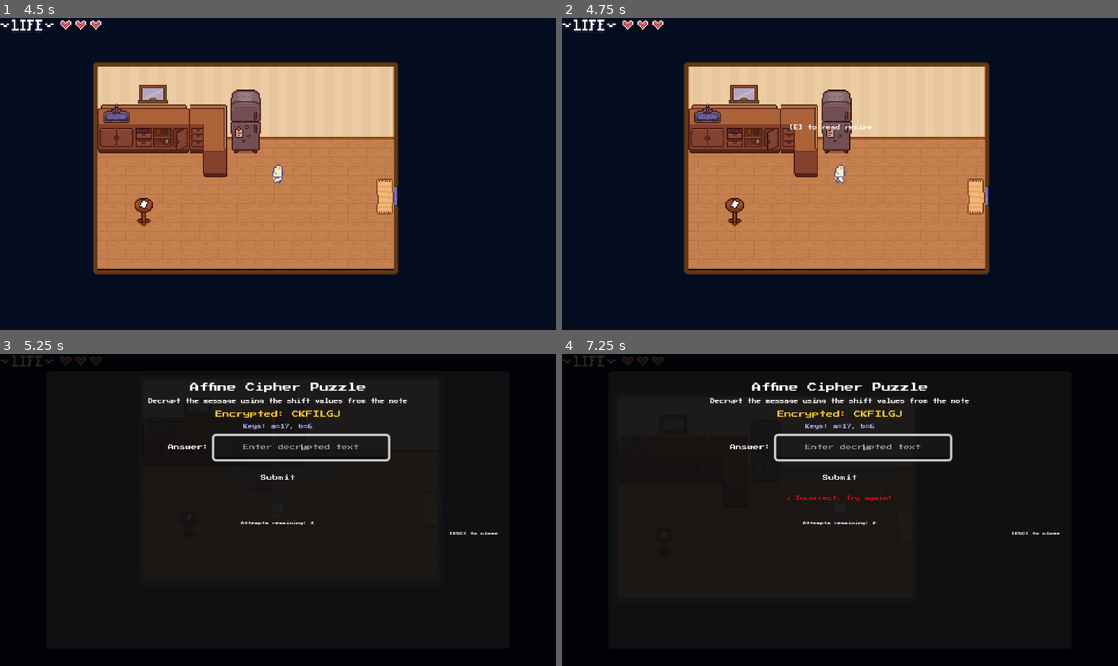
Above: before the commit, frames 1-4 (two rows, left to right).
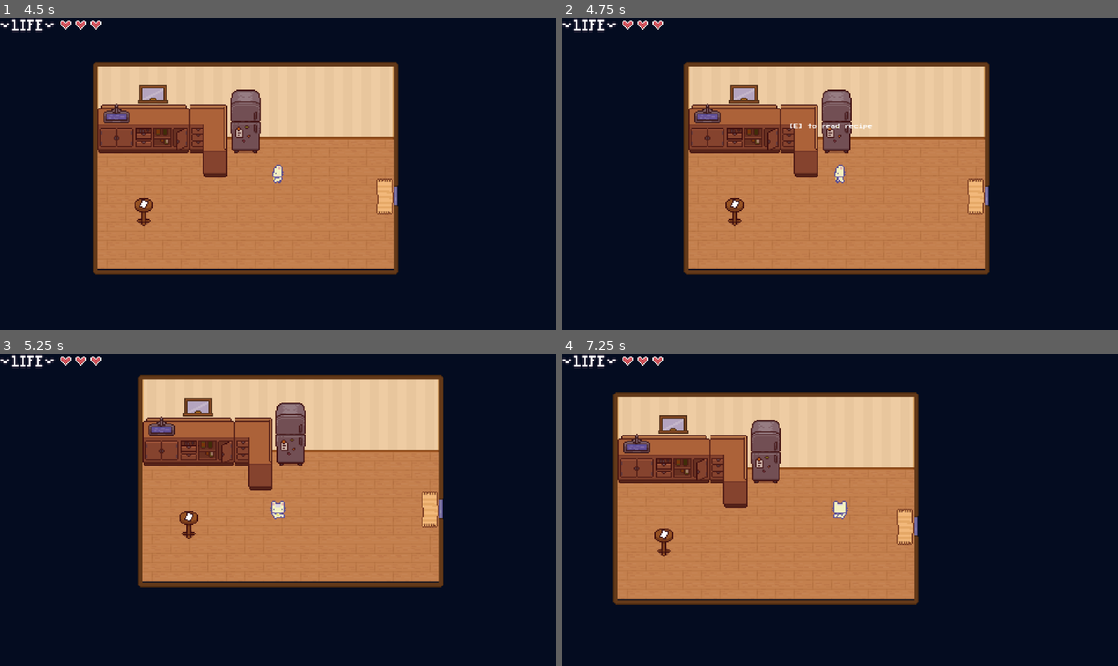
Above: after the commit, the same moments.

Repository: yonisabag11/DiscreteMath_EscapeRoom
Game: Godot game, scene res://Levels/Room1.tscn
Two runs of this game, one before a commit and one after it. Both use one fixed random seed, a clock stepped at 60 frames per second and the inputs below. This scene is started directly instead of the project's main scene.
Inputs:
- Up to frame 1 (4.5 s): tap Enter (ui_accept) at 0.5, 0.77, 1.52, 3.02, 3.77 s; hold D (right) 0.53-1.28 s; hold E (Interact) 0.53-1.28 s; hold S (down) 1.28-2.03 s; tap E (Interact) at 1.35, 2.85, 4.35 s; hold D (right) 2.03-2.78 s; hold E (Interact) 2.03-2.78 s; hold W (up) 2.78-3.53 s; hold E (Interact) 3.53-4.28 s; hold A (left) from 3.53 s (still down)
- Up to frame 2 (4.75 s): keep holding A (left); tap Enter (ui_accept) at 4.52 s
- Up to frame 3 (5.25 s): release A (left) at 5.03 s; hold S (down) from 5.03 s (still down); hold E (Interact) from 5.03 s (still down)
- Up to frame 4 (7.25 s): release S (down) at 5.78 s; release E (Interact) at 5.78 s; hold D (right) 5.78-6.53 s; tap E (Interact) at 5.85 s; tap Enter (ui_accept) at 6.02, 6.77 s; hold W (up) from 6.53 s (still down); hold E (Interact) from 6.53 s (still down)

Frame 1 is identical in both runs. In frame 2, 0.1% of the frame differs, in the area x 41-56%, y 33-36%; in frame 3, 63%; in frame 4, 64%, in the area x 0-100%, y 0-100%.

Commit message:
Room1 puzzle changes

Diff:
--- a/GUI/MiniGames/affine_cipher_game.tscn
+++ b/GUI/MiniGames/affine_cipher_game.tscn
@@ -62,8 +62,8 @@
 layout_mode = 2
 theme_override_fonts/font = ExtResource("2")
 theme_override_font_sizes/font_size = 4
-text = "Decrypt the message using the
-shift values from the note"
+text = "Decrypt the message using
+the following shift values"
 horizontal_alignment = 1
 
 [node name="EncryptedLabel" type="Label" parent="Panel/MarginContainer/VBoxContainer"]
@@ -79,8 +79,7 @@
 theme_override_colors/font_color = Color(0.7, 0.7, 1, 1)
 theme_override_fonts/font = ExtResource("2")
 theme_override_font_sizes/font_size = 4
-text = "D(x) = a^(-1) * (x - b) mod 26
-where a = 5, b = 3"
+text = "where a = 5, b = 3"
 horizontal_alignment = 1
 
 [node name="InputContainer" type="HBoxContainer" parent="Panel/MarginContainer/VBoxContainer"]
--- a/Levels/Interactions/interactable_object.tscn
+++ b/Levels/Interactions/interactable_object.tscn
@@ -4,7 +4,7 @@
 [ext_resource type="PackedScene" uid="uid://c0a8a4ml255ci" path="res://Interaction/Interaction Area/interaction_area.tscn" id="2_toykv"]
 
 [sub_resource type="CircleShape2D" id="CircleShape2D_sjntr"]
-radius = 13.0
+radius = 12.1655
 
 [node name="InteractableObject" type="StaticBody2D"]
 script = ExtResource("1_old7l")
--- a/Levels/Room1.tscn
+++ b/Levels/Room1.tscn
@@ -1948,6 +1948,9 @@
 [sub_resource type="RectangleShape2D" id="RectangleShape2D_qgpdn"]
 size = Vector2(2, 23)
 
+[sub_resource type="CircleShape2D" id="CircleShape2D_myol5"]
+radius = 14.0357
+
 [node name="Room1" type="Node2D"]
 script = ExtResource("1_8j3qf")
 
@@ -2016,15 +2019,29 @@
 [node name="TableNote" parent="." instance=ExtResource("10_myol5")]
 position = Vector2(-88, 17)
 scale = Vector2(2, 2)
-dialog_text = "Note: The fridge recipe is encrypted!
-
-Affine Cipher Formula:
+dialog_text = "The note on the fridge is encrypted using an affine cypher!
+
+Decryption Formula:
+
 D(x) = a^(-1) * (x - b) mod 26
-
-The puzzle shows the a and b values.
-Good luck!"
+"
 interaction_label = "view note"
 prompt_offset = Vector2(0, -30)
 
+[node name="Cabinet" parent="." instance=ExtResource("10_myol5")]
+position = Vector2(-56, -35)
+dialog_text = "A hidden message is scrawled into the inside of the cabinet door!
+
+It reads:
+
+\"Hint: To find the modular inverse of a, you may make use of the Extended Euclidean Algorithm\""
+interaction_label = "inspect cabinet"
+prompt_offset = Vector2(-20, -20)
+
+[node name="CollisionShape2D" parent="Cabinet/InteractionArea" index="0"]
+position = Vector2(1, 1)
+shape = SubResource("CircleShape2D_myol5")
+
 [editable path="Doors/Door_E"]
 [editable path="TableNote"]
+[editable path="Cabinet"]
Not shown: 1 places in Levels/Room1.tscn that only renumber resources
